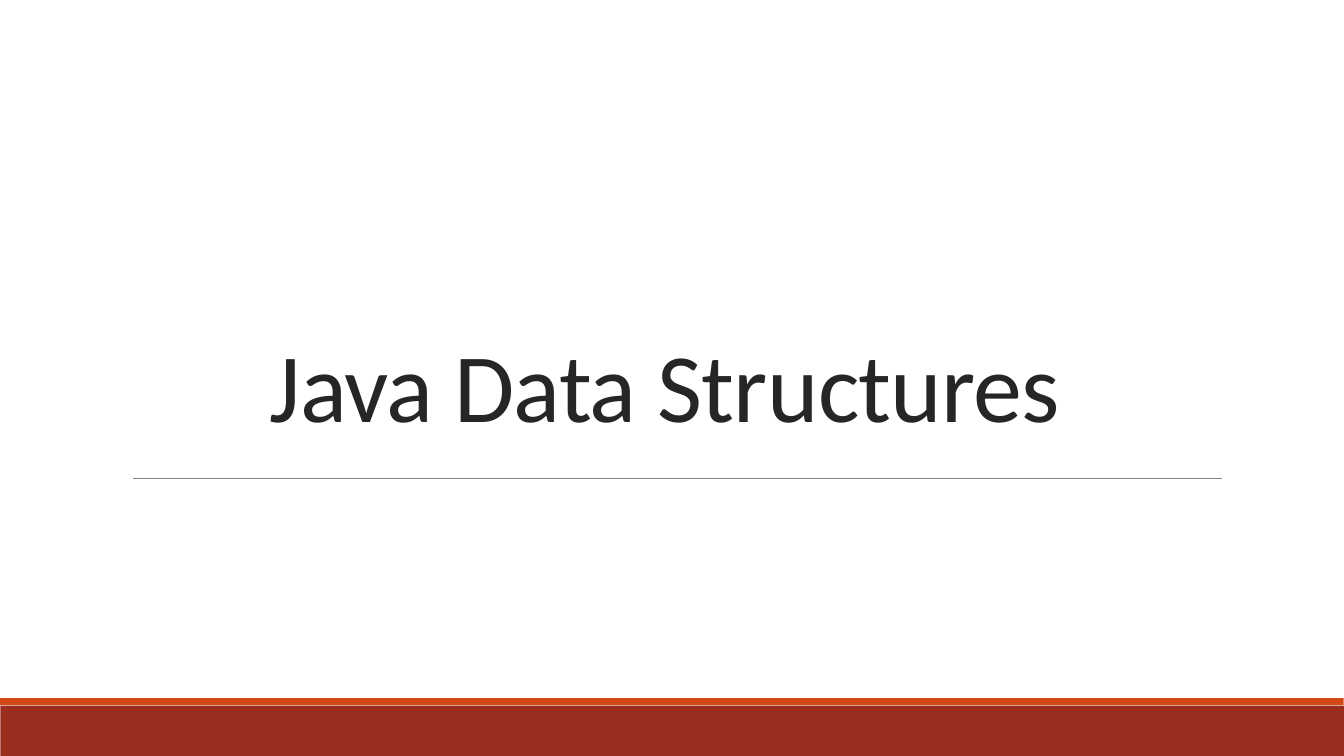
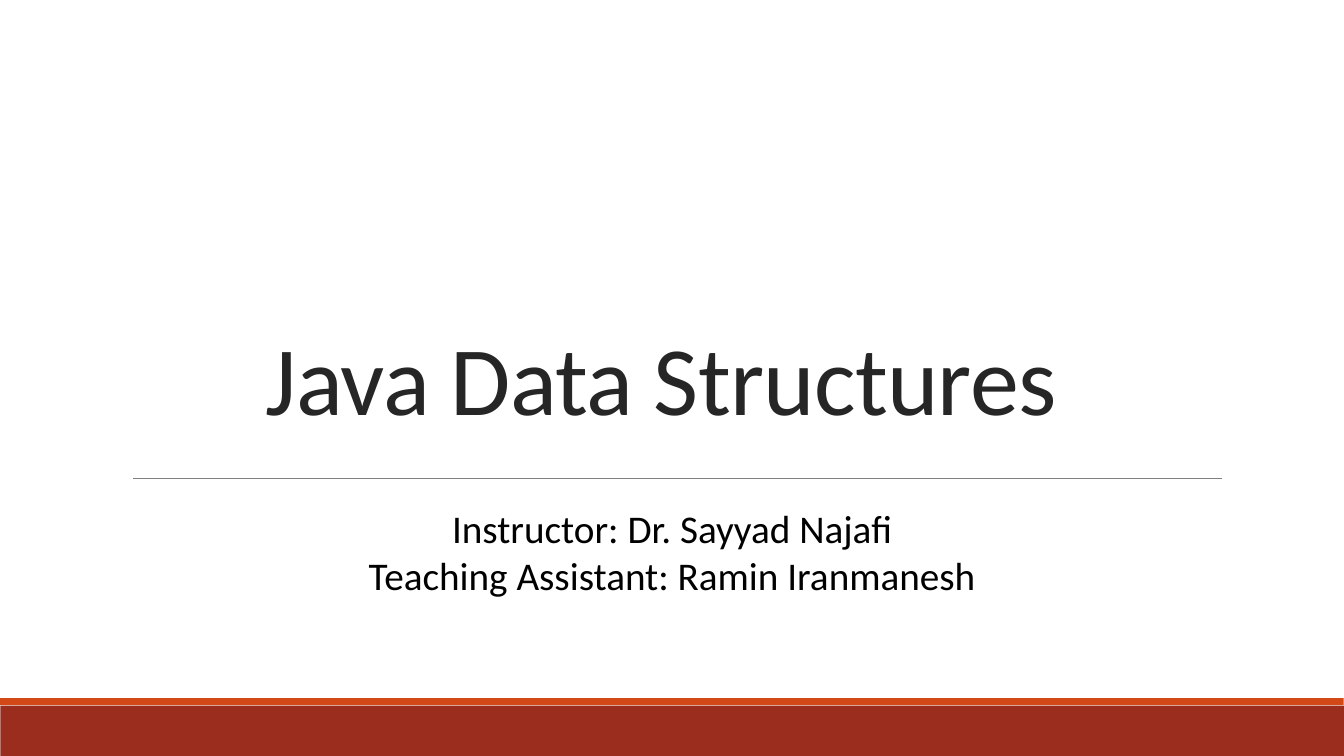
Before and after one commit to Ramin2005/Java-Advanced-Programming, a slide deck: slide 1 of Data Types & Structures/Java Data Structures.PPTX. Drawn at 1344x756 pixels with LibreOffice and Linux fonts; fonts in the diff are those of the drawing. Boxes give left, top, right and bottom in pixels: in the first picture for what was removed or moved away, otherwise in the second. Text is boxed around its words. In the diff, an @@ line names an element or a change of style, - is before the commit and + after.

```diff
--- a/Data Types & Structures/Java Data Structures.PPTX
+++ b/Data Types & Structures/Java Data Structures.PPTX
@@ title "Java Data Structures": place and size @@
-title "Java Data Structures" at [270, 358, 1061, 423]
+title "Java Data Structures" at [266, 351, 1057, 416]
@@ text added at [369, 515, 975, 597], 28 pt, text #000000 @@
+Instructor: Dr. Sayyad Najafi
+Teaching Assistant: Ramin Iranmanesh
```
Also in this commit, not shown: 5 other files.
